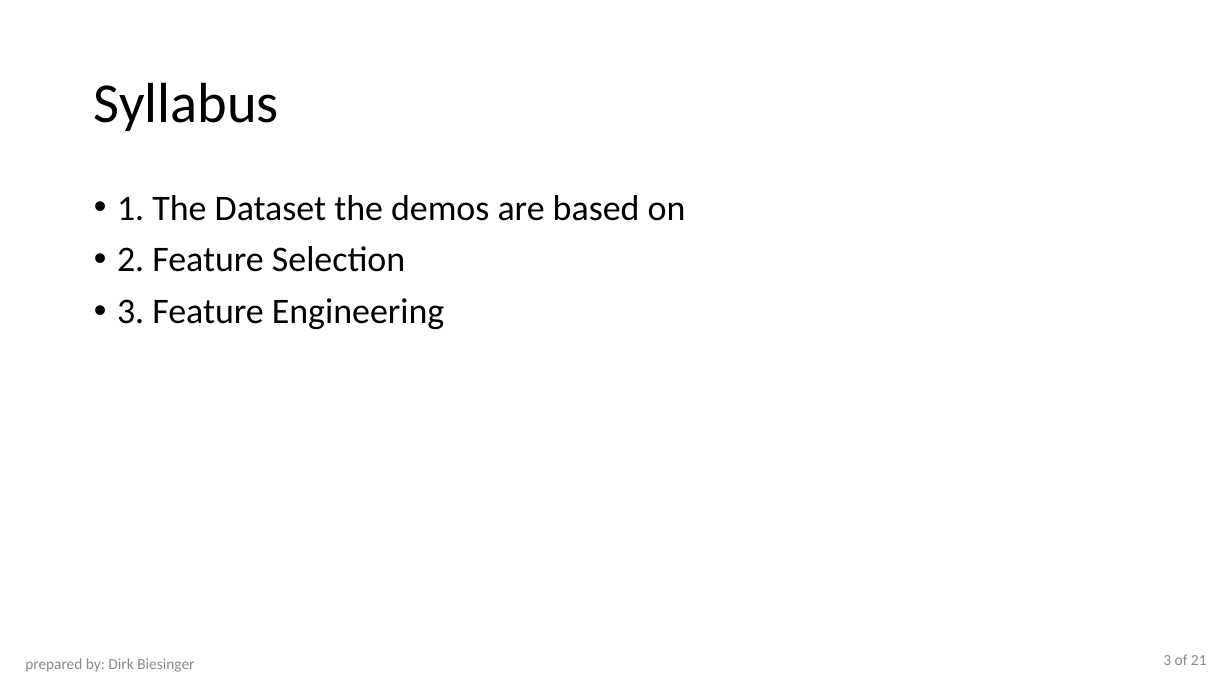
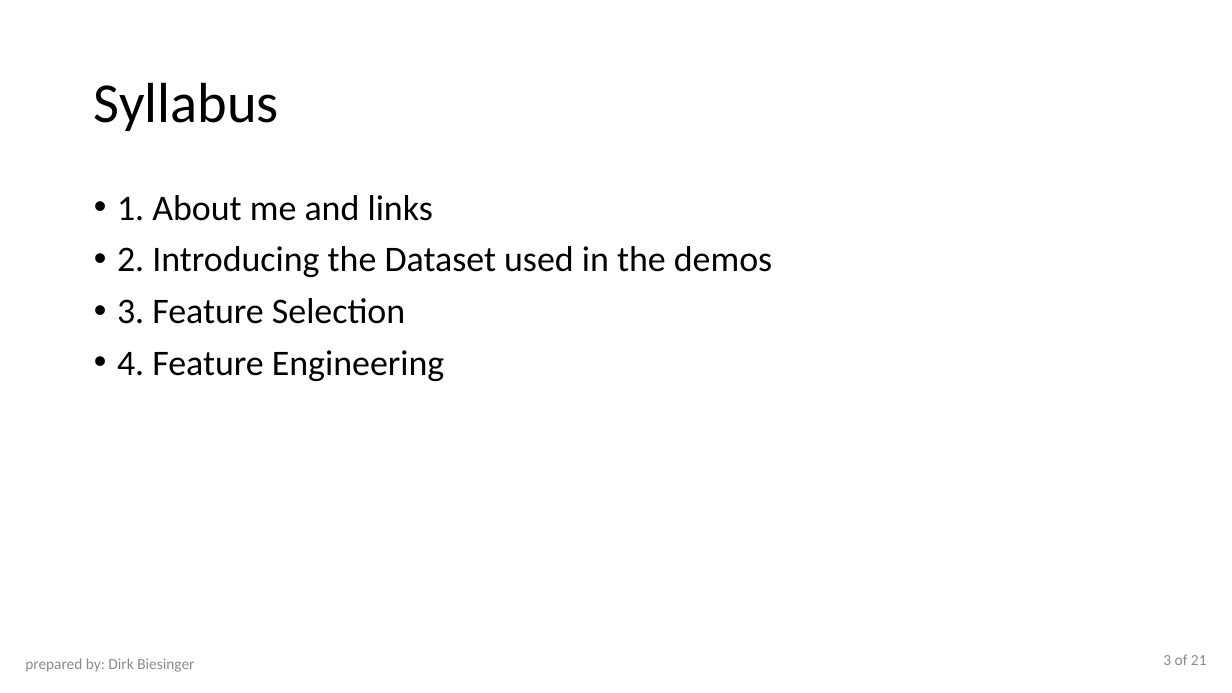
Before and after one commit to Saravji/Art-Of-Feature-Selection-and-Engineering, a slide deck: slide 3 of Art Feature Selection and Engineering.pptx. Drawn at 1232x693 pixels with LibreOffice and Linux fonts; fonts in the diff are those of the drawing. Boxes give left, top, right and bottom in pixels: in the first picture for what was removed or moved away, otherwise in the second. Text is boxed around its words. In the diff, an @@ line names an element or a change of style, - is before the commit and + after.

```diff
--- a/Art Feature Selection and Engineering.pptx
+++ b/Art Feature Selection and Engineering.pptx
@@ text at (117, 195, 772, 381): text changed @@
-• 1. The Dataset the demos are based on
-• 2. Feature Selection
-• 3. Feature Engineering
+• 1. About me and links
+• 2. Introducing the Dataset used in the demos
+• 3. Feature Selection
+• 4. Feature Engineering
```
Also in this commit, not shown: 4 other slides changed, 2 slides added, 1 other file.
